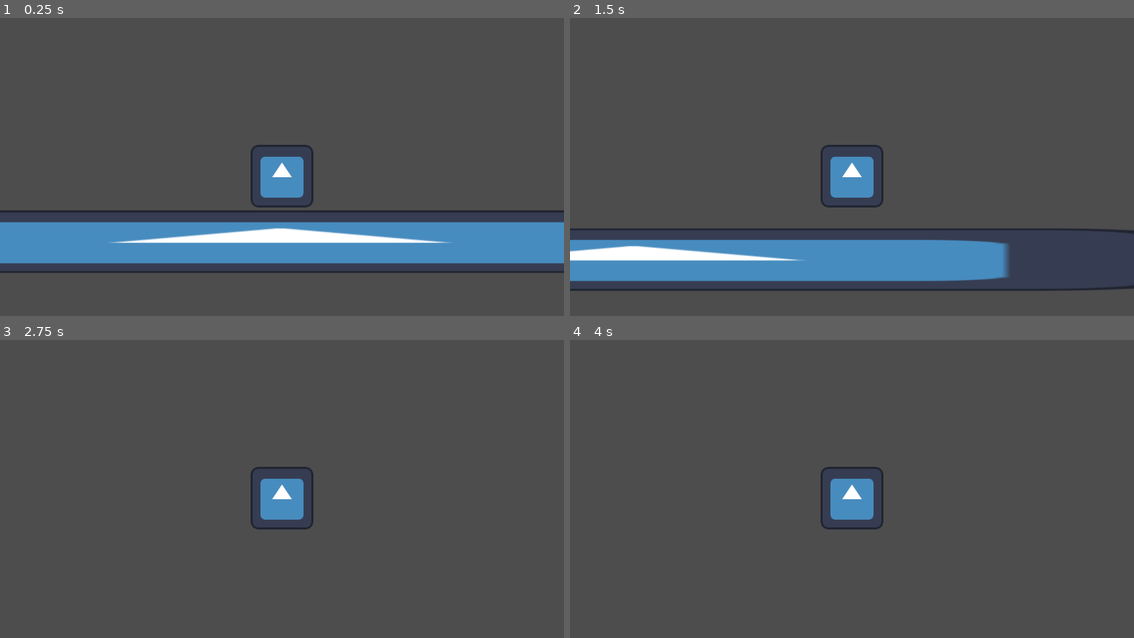
Above: before the commit, frames 1-4 (two rows, left to right).
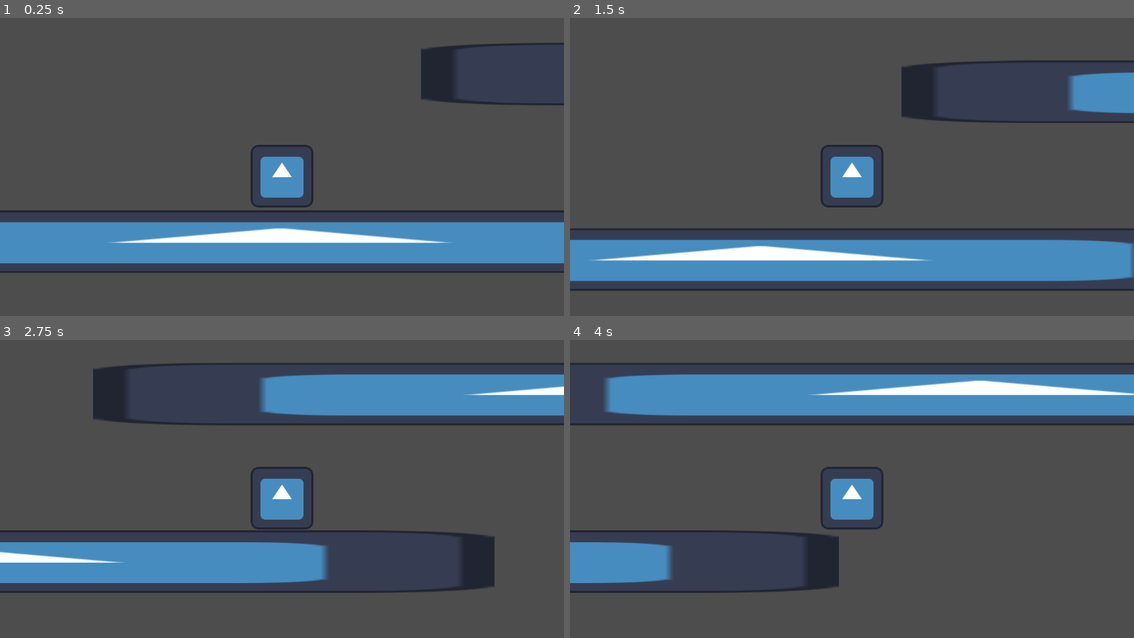
Above: after the commit, the same moments.

Repository: minusonee/GodotJumper
Game: Godot game, scene res://levels/main_level.tscn
Same seed, same stepped clock (60 frames per second), same inputs: the game is played once before the commit and once after it. The engine's default icon, where the game draws it, is replaced by a stand-in: a white triangle on a blue panel in a dark square.
Inputs (mouse positions are in pixels of both pictures, inside the frame that each line leads up to):
- Up to frame 1 (0.25 s): no input
- Up to frame 2 (1.5 s): tap Enter (ui_accept) at 0.5, 0.77, 1.25 s; move the mouse to (976, 161) at 0.52 s; press the mouse at (976, 161) at 0.53 s; hold D (move_right) from 0.53 s (still down); move the mouse to (739, 190) at 1.27 s; release the mouse at (739, 190) at 1.28 s; click (739, 190) at 1.35 s
- Up to frame 3 (2.75 s): tap Enter (ui_accept) at 1.52 s; move the mouse to (338, 429) at 2.02 s; release D (move_right) at 2.03 s; press the mouse at (338, 429) at 2.03 s; hold A (move_left) from 2.03 s (still down)
- Up to frame 4 (4 s): tap Enter (ui_accept) at 2.75, 3.02, 3.77 s; move the mouse to (823, 560) at 2.77 s; release A (move_left) at 2.78 s; release the mouse at (823, 560) at 2.78 s; hold D (move_right) from 2.78 s (still down); click (823, 560) at 2.85 s; move the mouse to (1021, 545) at 3.52 s; press the mouse at (1021, 545) at 3.53 s

The runs differ from the first frame. In frame 1, 1.6% of the frame differs, in the area x 74-100%, y 8-30%; in frame 2, 8.5%; in frame 3, 20%, in the area x 0-100%, y 7-85%; in frame 4, 19%.

Commit message:
fixed jump power bug

Diff:
--- a/levels/jumper.gd
+++ b/levels/jumper.gd
@@ -12,8 +12,6 @@
 	else:
 		jumping = false
 		velocity += get_gravity() * delta
-
-
 	move_and_slide()
 
 func jump(x_velocity, y_velocity: float):
--- a/levels/main_level.gd
+++ b/levels/main_level.gd
@@ -28,4 +28,13 @@
 		var jumpdirection = Vector2(direction)
 	elif not Input.is_action_pressed("left_click") and jumpdir.visible and jumper.is_on_floor():
 		jumpdir.visible = false
+		if (direction.x > 200):
+			direction.x = 200
+		elif (direction.x < -200):
+			direction.x = -200
+		if (direction.y > 200):
+			direction.y = 200
+		elif (direction.y < -200):
+			direction.y = -200
+		print(direction)
 		jumper.jump(direction.x, direction.y)
--- a/levels/main_level.tscn
+++ b/levels/main_level.tscn
@@ -35,3 +35,9 @@
 
 [node name="StaticBody2D" parent="." instance=ExtResource("2_jc7a2")]
 position = Vector2(-13, 163)
+
+[node name="StaticBody2D2" parent="." instance=ExtResource("2_jc7a2")]
+position = Vector2(1382.27, -180.335)
+
+[node name="StaticBody2D" parent="StaticBody2D2" instance=ExtResource("2_jc7a2")]
+position = Vector2(-2013, -519)
